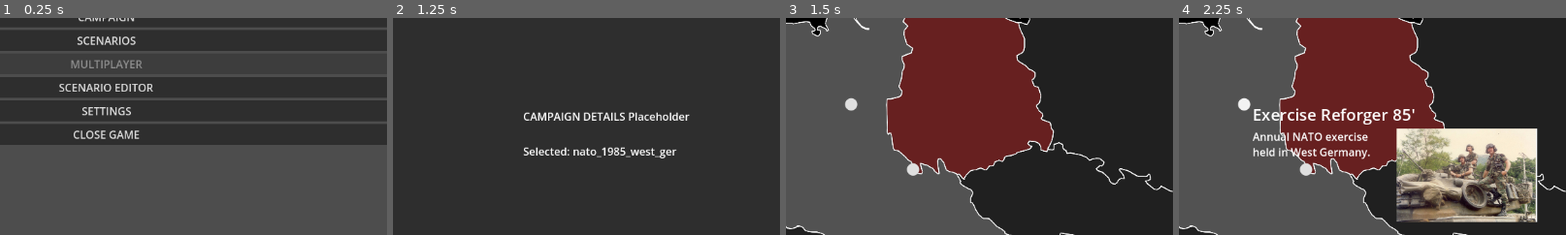
Above: before the commit, frames 1-4 (left to right).
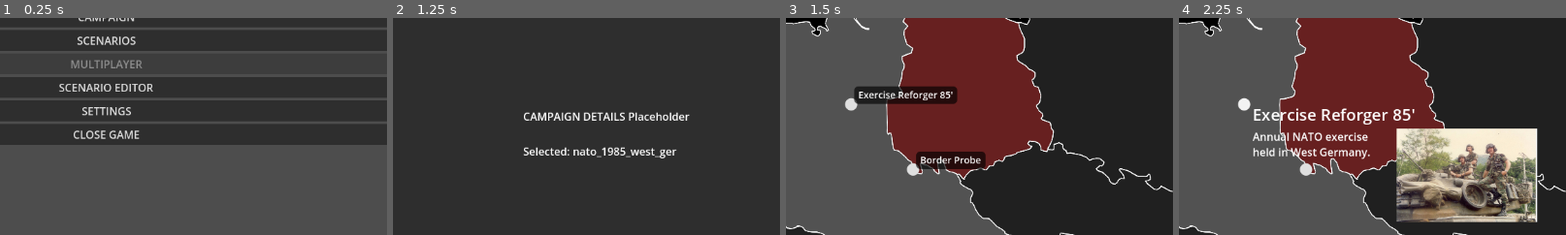
Above: after the commit, the same moments.

Repository: phaseLineStudios/Operational-Command
Game: Godot game, scene res://scenes/main_menu.tscn
Same seed, same stepped clock (60 frames per second), same inputs: the game is played once before the commit and once after it.
Inputs:
- Up to frame 1 (0.25 s): no input
- Up to frame 2 (1.25 s): click "CAMPAIGN" at 0.5 s
- Up to frame 3 (1.5 s): click "Create new save" at 1.25 s
- Up to frame 4 (2.25 s): click "●" at 2 s
The pictures show only the part of the screen within x 36-85%, y 21-71%; the shares and areas given below are measured in that part.

Frames 1-2 are identical in both runs. In frame 3, 3.5% of the frame differs, in the area x 17-52%, y 31-70%; in frame 4, nothing differs.

Commit message:
feat: Added label to map pins and fixed bug with card closing
- Added a label next to the pins on the map to make it easier to quickly scan.
- Fixed a bug where the card wouldn't close unless you clicked on it's pin

Diff:
--- a/src/scenes/mission_select.tscn
+++ b/src/scenes/mission_select.tscn
@@ -32,6 +32,14 @@
 offset_right = 1152.0
 offset_bottom = 648.0
 size_flags_horizontal = 3
+mouse_filter = 1
+
+[node name="ClickCatcher" type="Control" parent="Container"]
+visible = false
+z_index = 5
+anchors_preset = 0
+offset_right = 1152.0
+offset_bottom = 648.0
 mouse_filter = 1
 
 [node name="MissionCard" type="Panel" parent="Container"]
--- a/src/scripts/ui/MissionSelect.gd
+++ b/src/scripts/ui/MissionSelect.gd
@@ -14,6 +14,7 @@
 @onready var _card_image: TextureRect = $"Container/MissionCard/VBoxContainer/HBoxContainer/VBoxContainer/Image"
 @onready var _card_diff: Label = $"Container/MissionCard/VBoxContainer/HBoxContainer/VBoxContainer/Difficulty"
 @onready var _card_start: Button = $"Container/MissionCard/VBoxContainer/HBoxContainer/VBoxContainer/StartMission"
+@onready var _click_catcher: Control = $"Container/ClickCatcher"
 
 var _selected_mission: Dictionary = {}
 var _campaign: Dictionary = {}
@@ -24,6 +25,20 @@
 @export var pin_size := Vector2i(24, 24)
 ## Optional custom pin icon; if empty, a text-dot button is used.
 @export var pin_texture: Texture2D
+## Show title labels next to pins.
+@export var show_pin_labels := true
+## Offset for the label relative to the pin's top-left (px).
+@export var pin_label_offset := Vector2(16, -8)
+## Label background color (with alpha).
+@export var pin_label_bg_color := Color(0, 0, 0, 0.65)
+## Label text color.
+@export var pin_label_text_color := Color(1, 1, 1)
+## Label font size.
+@export var pin_label_font_size := 14
+## Label corner radius (px).
+@export var pin_label_corner_radius := 6
+## Extra padding inside the label panel (px).
+@export var pin_label_padding := Vector2(6, 3)
 
 ## Path to campaign select scene
 const SCENE_CAMPAIGN_SELECT := "res://scenes/campaign_select.tscn"
@@ -38,6 +53,7 @@
 	await get_tree().process_frame
 	_build_pins()
 
+	_click_catcher.gui_input.connect(_on_backdrop_gui_input)
 	if not resized.is_connected(_update_pin_positions):
 		resized.connect(_update_pin_positions)
 	if not _container.resized.is_connected(_update_pin_positions):
@@ -75,12 +91,14 @@
 	for m in _missions:
 		var pin := _make_pin(m)
 		pin.set_meta("pos_norm", _mission_pos_vec(m))
+		pin.set_meta("title", m.get("title",""))
 		pin.pressed.connect(func(): _on_pin_pressed(m, pin))
 		_pins_layer.add_child(pin)
 	_update_pin_positions()
 
 ## Builds a pin control.
 func _make_pin(m: Dictionary) -> BaseButton:
+	var title: String = m.get("title", "")
 	if pin_texture:
 		var t := TextureButton.new()
 		t.texture_normal = pin_texture
@@ -88,7 +106,7 @@
 		t.ignore_texture_size = true
 		t.custom_minimum_size = Vector2(pin_size)
 		t.focus_mode = Control.FOCUS_NONE
-		t.tooltip_text = m.get("title", "")
+		_attach_pin_label(t, title)
 		return t
 	else:
 		var b := Button.new()
@@ -97,8 +115,8 @@
 		b.custom_minimum_size = Vector2(pin_size)
 		b.focus_mode = Control.FOCUS_NONE
 		b.add_theme_font_size_override("font_size", pin_size.y)
-		b.tooltip_text = m.get("title", "")
 		_apply_transparent_button_style(b)
+		_attach_pin_label(b, title)
 		return b
 
 ## Remove all button styleboxes so only icon/text remains.
@@ -110,6 +128,59 @@
 	btn.add_theme_stylebox_override("disabled", empty)
 	btn.add_theme_stylebox_override("focus", empty)
 
+## Create and attach a readable label to a pin button.
+func _attach_pin_label(pin_btn: BaseButton, title: String) -> void:
+	# Remove old label (if any) to avoid duplicates when rebuilding pins.
+	if pin_btn.has_node("PinLabel"):
+		pin_btn.get_node("PinLabel").queue_free()
+
+	if not show_pin_labels or title.strip_edges() == "":
+		return
+
+	var panel := PanelContainer.new()
+	panel.name = "PinLabel"
+	panel.mouse_filter = Control.MOUSE_FILTER_IGNORE
+	panel.z_index = 1
+	panel.position = pin_label_offset
+	panel.size_flags_horizontal = Control.SIZE_SHRINK_BEGIN
+	panel.size_flags_vertical = Control.SIZE_SHRINK_BEGIN
+
+	var sb := StyleBoxFlat.new()
+	sb.bg_color = pin_label_bg_color
+	sb.corner_radius_top_left = pin_label_corner_radius
+	sb.corner_radius_top_right = pin_label_corner_radius
+	sb.corner_radius_bottom_left = pin_label_corner_radius
+	sb.corner_radius_bottom_right = pin_label_corner_radius
+	sb.content_margin_left = pin_label_padding.x
+	sb.content_margin_right = pin_label_padding.x
+	sb.content_margin_top = pin_label_padding.y
+	sb.content_margin_bottom = pin_label_padding.y
+	panel.add_theme_stylebox_override("panel", sb)
+
+	var lab := Label.new()
+	lab.text = title
+	lab.mouse_filter = Control.MOUSE_FILTER_IGNORE
+	lab.autowrap_mode = TextServer.AUTOWRAP_OFF
+	lab.clip_text = false
+	lab.custom_minimum_size = Vector2.ZERO
+	lab.add_theme_font_size_override("font_size", pin_label_font_size)
+	lab.add_theme_color_override("font_color", pin_label_text_color)
+
+	panel.add_child(lab)
+	pin_btn.add_child(panel)
+
+## Refresh label visibility on all pins.
+func _refresh_pin_labels() -> void:
+	for node in _pins_layer.get_children():
+		if node is BaseButton:
+			if show_pin_labels:
+				var title: String = node.get_meta("title", "")
+				if title != "":
+					_attach_pin_label(node, title)
+			else:
+				if node.has_node("PinLabel"):
+					node.get_node("PinLabel").queue_free()
+
 ## Reposition pins with letterbox awareness.
 func _update_pin_positions() -> void:
 	var tex := _map_rect.texture
@@ -134,28 +205,22 @@
 
 ## Open the mission card; create/remove image node depending on presence.
 func _on_pin_pressed(mission: Dictionary, pin_btn: BaseButton) -> void:
-	# Toggle: clicking same pin closes the card
-	if _card.visible and String(_selected_mission.get("id", "")) == String(mission.get("id","")):
-		_close_card()
-		return
-
 	_selected_mission = mission
 	_card_pin_button = pin_btn
 	_card_title.text = mission.get("title", "Untitled")
 
 	var prev_path: String = mission.get("image", "")
-	if prev_path != "":
-		_ensure_card_image()
-		_card_image.texture = load(prev_path) as Texture2D
-	else:
-		_remove_card_image()
+	_card_image.texture = load(prev_path) as Texture2D
 
 	_card_desc.text = mission.get("description", "")
 	_card_diff.text = "Difficulty: %s" % [mission.get("difficulty", "Unknown")]
 
 	# BUG Unhiding card removes theme
 	_card.visible = true
+	_click_catcher.visible = true
 	_card.reset_size()
+	show_pin_labels = false
+	_refresh_pin_labels()
 
 	call_deferred("_position_card_near_pin", pin_btn)
 
@@ -171,18 +236,13 @@
 func _on_back_pressed() -> void:
 	Game.goto_scene(SCENE_CAMPAIGN_SELECT)
 
-## Close the card when clicking outside of it and not on any pin.
-func _unhandled_input(event: InputEvent) -> void:
-	if not _card.visible:
-		return
+## Decide if an overlay click should close the card.
+func _on_backdrop_gui_input(event: InputEvent) -> void:
+	if not _card.visible: return
 	var mb := event as InputEventMouseButton
 	if mb and mb.pressed and mb.button_index == MOUSE_BUTTON_LEFT:
-		var pt: Vector2 = mb.position  # viewport coords
-		# If click is on the card, ignore (don't close)
+		var pt: Vector2 = mb.position
 		if _card.get_global_rect().has_point(pt):
-			return
-		# If click is on any mission pin, ignore (pin handlers will run)
-		if _point_over_any_pin(pt):
 			return
 		_close_card()
 
@@ -193,30 +253,10 @@
 			return true
 	return false
 
-## Ensure the image TextureRect exists in the card (created just above the Desc).
-func _ensure_card_image() -> void:
-	if _card_image and is_instance_valid(_card_image):
-		return
-	var v := _card.get_node("V") as VBoxContainer
-	_card_image = TextureRect.new()
-	_card_image.name = "Image"
-	_card_image.stretch_mode = TextureRect.STRETCH_KEEP_ASPECT_COVERED
-	_card_image.custom_minimum_size = Vector2(340, 160)
-	v.add_child(_card_image)
-	v.move_child(_card_image, 1)  # after Title
-
-## Remove the image control if present.
-func _remove_card_image() -> void:
-	if _card_image and is_instance_valid(_card_image):
-		_card_image.queue_free()
-	_card_image = null
-
 ## Place the card near a pin and keep it on-screen.
 func _position_card_near_pin(pin_btn: BaseButton) -> void:
-	# Center of the pin in GLOBAL space
 	var pin_center_global := pin_btn.global_position + pin_btn.size * 0.5
 
-	# Convert GLOBAL → _container LOCAL (Controls: use canvas-aware transform)
 	var container_inv := _container.get_global_transform_with_canvas().affine_inverse()
 	var anchor: Vector2 = container_inv * pin_center_global
 
@@ -246,6 +286,9 @@
 ## Hide card and clear selection.
 func _close_card() -> void:
 	_card.visible = false
+	_click_catcher.visible = false
+	show_pin_labels = true
+	_refresh_pin_labels()
 	_selected_mission = {}
 	_card_pin_button = null
 
